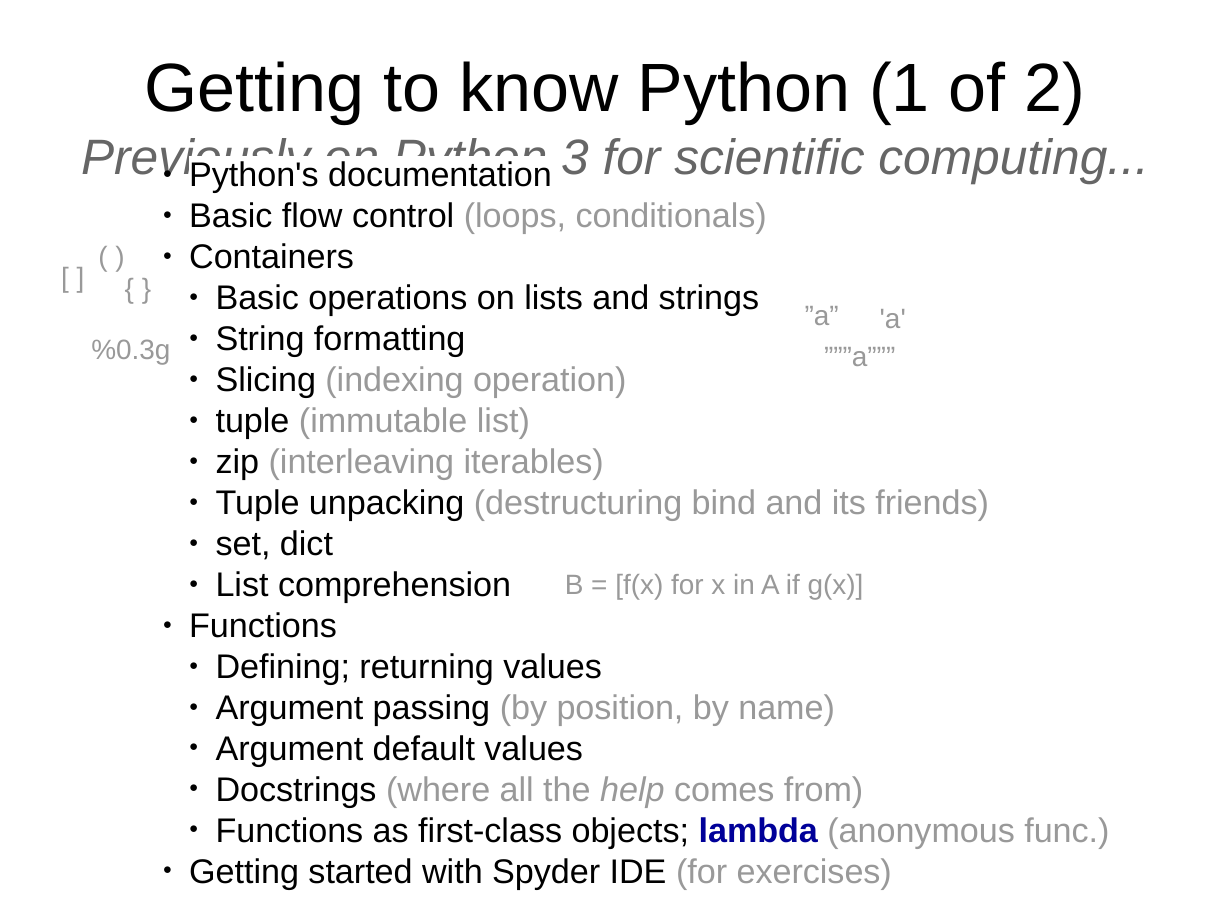
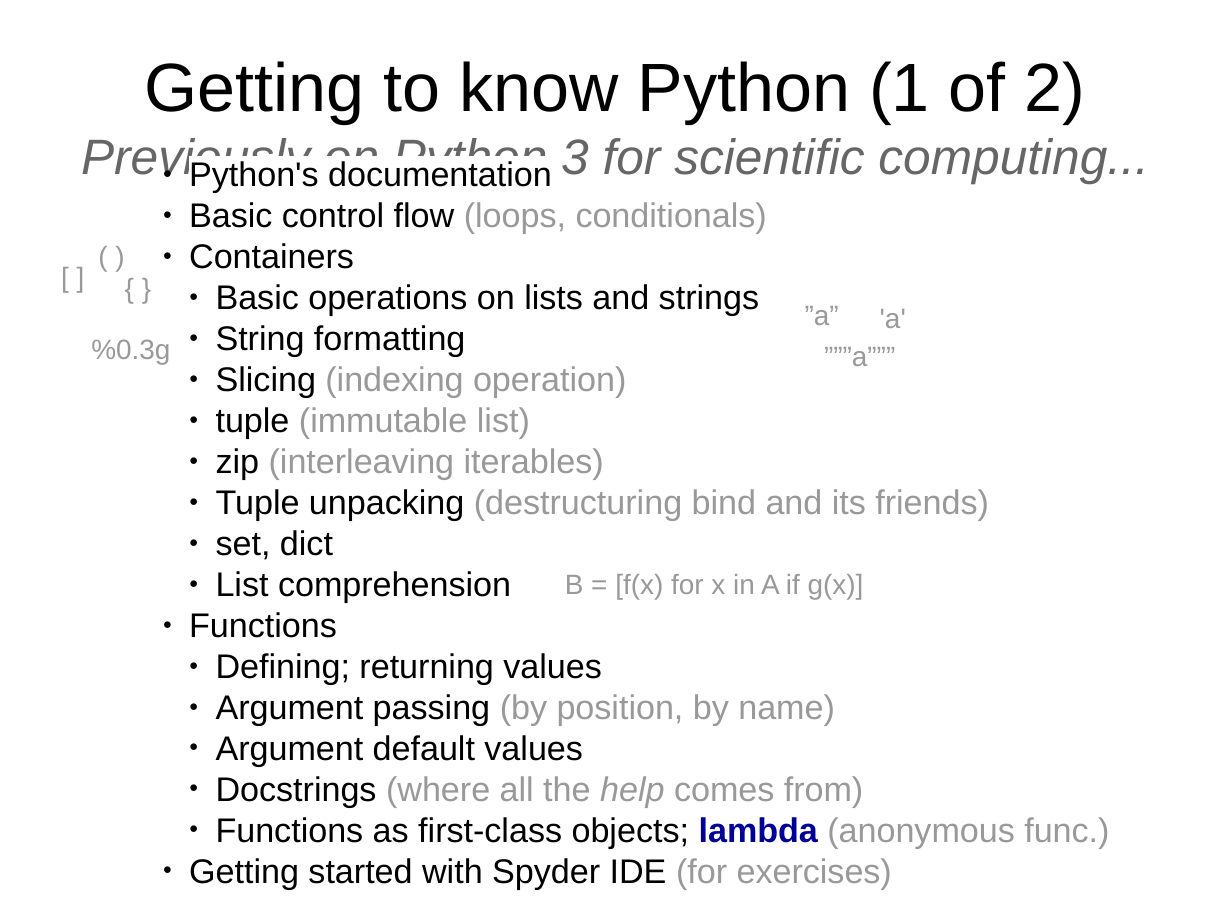
Before and after one commit to Technologicat/python-3-scicomp-intro, a slide deck: slide 3 of lecture_slides/src/lecture3/lectures_tut_2018_3.odp. Drawn at 1232x924 pixels with LibreOffice and Linux fonts; fonts in the diff are those of the drawing. Boxes give left, top, right and bottom in pixels: in the first picture for what was removed or moved away, otherwise in the second. Text is boxed around its words. In the diff, an @@ line names an element or a change of style, - is before the commit and + after.

Commit message:
lectures 2, 3: fix terminology mishap: flow control -> control flow

```diff
--- a/lecture_slides/src/lecture3/lectures_tut_2018_3.odp
+++ b/lecture_slides/src/lecture3/lectures_tut_2018_3.odp
@@ subtitle at (x1=189, y1=202, x2=767, y2=234): text changed @@
-● Basic flow control (loops, conditionals)
+● Basic control flow (loops, conditionals)
```
Also in this commit, not shown: 3 other slides changed, 3 other files.
